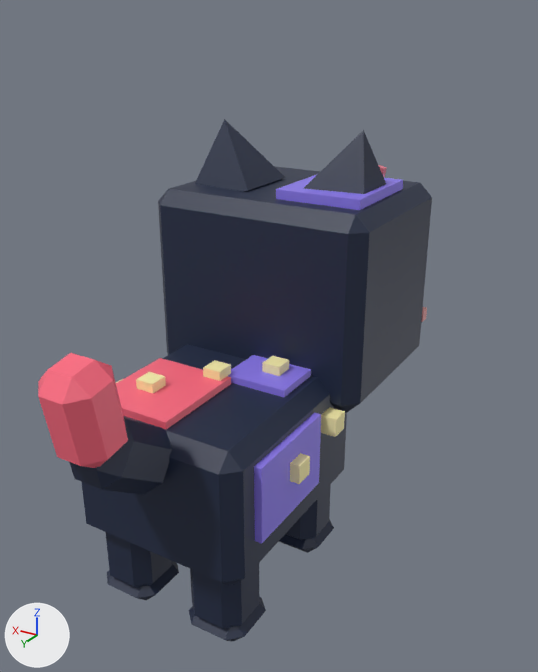
A saved change to the FBX model assets/cat-cafe/exports/CatCafe_Cat_Nebula.fbx.
Camera for both pictures: a 50 mm camera at (-0.0157, 0.0233, 0.0227) aimed at (-0.001, -0.0012, 0.0105). The axes (+X, +Y, +Z) are drawn at lower left. The lights are the same throughout. The older version comes first. Where no turn or scale is listed for an object, it has been applied to the vertices.

Names of what the first picture shows: 'CatCafe_Cat_Nebula_Body', 'CatCafe_Cat_Nebula_EarL', 'CatCafe_Cat_Nebula_EarR', 'CatCafe_Cat_Nebula_Head', 'CatCafe_Cat_Nebula_LegB1', 'CatCafe_Cat_Nebula_LegB2', 'CatCafe_Cat_Nebula_LegF2', 'CatCafe_Cat_Nebula_Tail'.
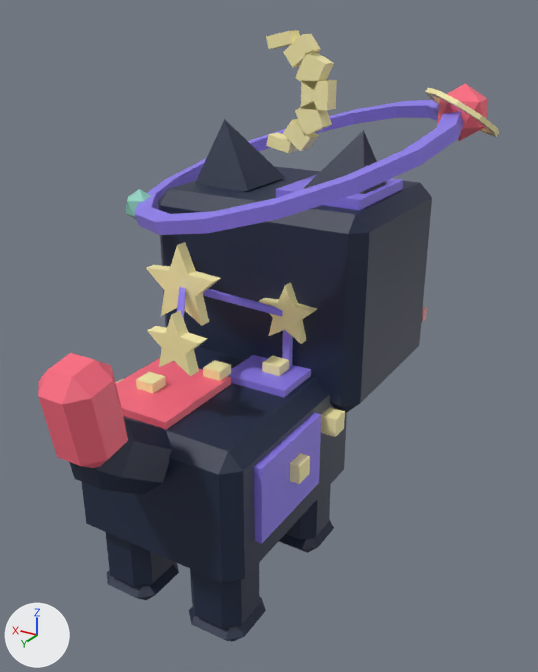
Location of each change, [x1, y1, x2, y2] in pixels of the pictures (538 x 672 px):
'CatCafe_Cat_Nebula_Glow', added: after [134, 30, 463, 235]
'CatCafe_Cat_Nebula_Stars_Glow', added (beige): after [146, 242, 317, 376]
'CatCafe_Cat_Nebula_Prop', added: after [126, 83, 499, 220]
'CatCafe_Cat_Nebula_Prop2', added: after [282, 330, 293, 367]

The change in detail:
Mesh me_catcafe_cat_nebula_glow is new.
It has 120 vertices, 106 faces and spans x -0.00703..0.00703, y -0.00689..0.00733, z -0.00234..0.00519.
It uses material mat_catcafe_palette.
Mesh me_catcafe_cat_nebula_prop2 is new.
It is a box spanning x -0.00215..-0.00185, y -0.00115..-0.00085, z 0.0091..0.0117.
It uses material mat_catcafe_palette.
Mesh me_catcafe_cat_nebula_stars_glow is new.
It has 82 vertices, 102 faces and spans x -0.00324..0.00282, y -0.00245..0.00345, z -0.00145..0.0027.
It uses material mat_catcafe_palette.
Mesh me_catcafe_cat_nebula_prop is new.
It has 64 vertices, 80 faces and spans x -0.0078..0.00686, y -0.00664..0.00165, z 0.00564..0.01171.
It uses material mat_catcafe_palette.
Object 'CatCafe_Cat_Nebula_Glow' (ob_catcafe_cat_nebula_glow) is new; it shows me_catcafe_cat_nebula_glow.
Its location is (0.0, -0.0052, 0.01699).
Object 'CatCafe_Cat_Nebula_Prop2' (ob_catcafe_cat_nebula_prop2) is new; it shows me_catcafe_cat_nebula_prop2.
Its location is (0.0, 0.0, 0.0).
Object 'CatCafe_Cat_Nebula_Stars_Glow' (ob_catcafe_cat_nebula_stars_glow) is new; it shows me_catcafe_cat_nebula_stars_glow.
Its location is (0.0, 0.0012, 0.0121).
Object 'CatCafe_Cat_Nebula_Prop' (ob_catcafe_cat_nebula_prop) is new; it shows me_catcafe_cat_nebula_prop.
Its location is (0.0, -0.003, 0.0085).
